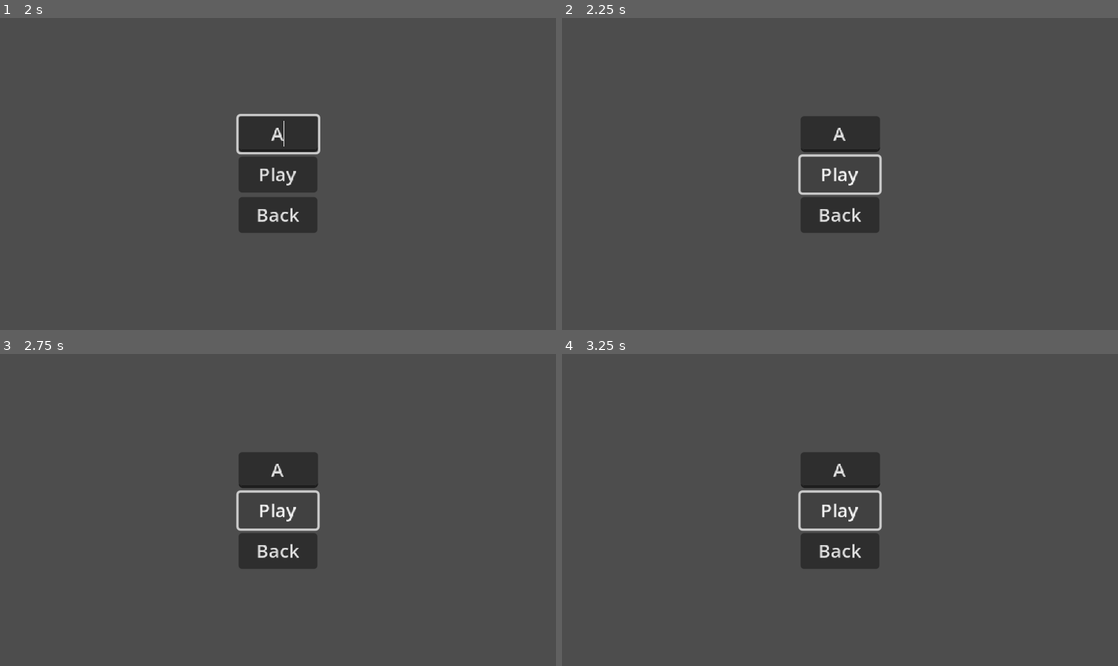
Above: before the commit, frames 1-4 (two rows, left to right).
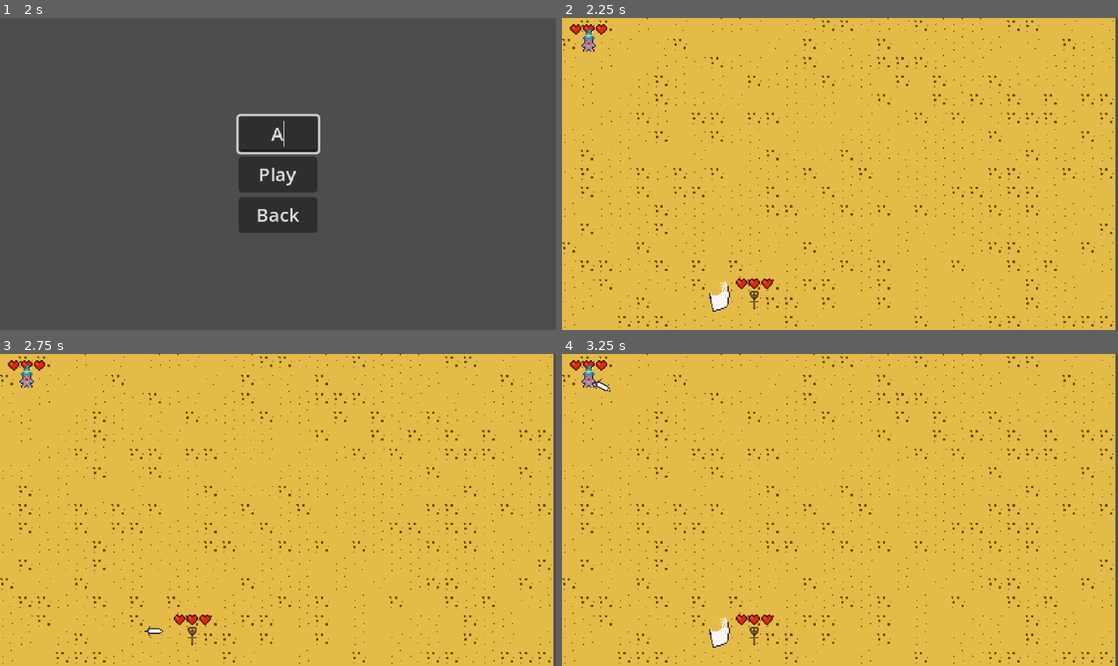
Above: after the commit, the same moments.

Repository: SamuelAlves-23/multiclassing
Game: Godot game, scene res://ui/main_menu.tscn
Two runs of this game, one before a commit and one after it. Both use one fixed random seed, a clock stepped at 60 frames per second and the inputs below. This scene is started directly instead of the project's main scene.
Inputs (mouse positions are in pixels of both pictures, inside the frame that each line leads up to):
- Up to frame 1 (2 s): click "Local game" at 0.5 s; click (278, 133) at 1.27 s; type "Alex" at 1.35 s
- Up to frame 2 (2.25 s): click "Play" at 2 s
- Up to frame 3 (2.75 s): no input
- Up to frame 4 (3.25 s): click (840, 510) at 2.75 s, where only the run before the commit has a clickable "Play"

Frame 1 is identical in both runs. In frame 2, 100% of the frame differs, in the area x 0-100%, y 0-100%; in frame 3, 100%; in frame 4, 100%.
Error after the commit: Invalid access of index '0' on a base object of type: 'Array[int]'. (res://Arenas/arena.gd:19)

Commit message:
Multi local prototipo

Diff:
--- a/Arenas/arena.gd
+++ b/Arenas/arena.gd
@@ -1,13 +1,13 @@
 extends Node2D
 
 @onready var spawn_points = [$Spawn1, $Spawn2, $Spawn3, $Spawn4]
-@export var player_scene: PackedScene = preload("res://player/player.tscn")
+@onready var player_scene: PackedScene = preload("res://player/player.tscn")
+
 
 func _ready() -> void:
 	var joypads = Input.get_connected_joypads()
-	var player_count = 2
-
-	for i in range(player_count):
+	if GlobalManager.player_amount == 0: GlobalManager.player_amount = 2
+	for i in range(GlobalManager.player_amount):
 		var player: Player = player_scene.instantiate()
 		player.player_id = i + 1
 		player.global_position = spawn_points[i].global_position
--- a/Arenas/arena.tscn
+++ b/Arenas/arena.tscn
@@ -12,12 +12,10 @@
 tile_map_data = PackedByteArray("AAAVAA4AAAABAAIAAAAVAA0AAAACAAIAAAAVAAwAAAABAAEAAAAVAAsAAAABAAIAAAAVAAoAAAABAAEAAAAVAA …(8080 unchanged characters)…
 
 [node name="Doomy" parent="." instance=ExtResource("4_n7d4a")]
-visible = false
-position = Vector2(295, 133)
+position = Vector2(166, 244)
 
 [node name="Sword" parent="." instance=ExtResource("5_q76kk")]
-visible = false
-position = Vector2(127, 135)
+position = Vector2(120, 240)
 auto = true
 
 [node name="Spawn1" type="Marker2D" parent="."]
--- /dev/null
+++ b/Globals/global_manager.gd
@@ -0,0 +1,6 @@
+extends Node
+
+@onready var player_amount: int
+
+func go_to_scene(new_scene: String) -> void:
+	get_tree().change_scene_to_file(new_scene)
--- /dev/null
+++ b/Globals/global_manager.tscn
@@ -0,0 +1,6 @@
+[gd_scene load_steps=2 format=3 uid="uid://cj8l1p1w0na22"]
+
+[ext_resource type="Script" uid="uid://dnrxxyluwsxjr" path="res://Globals/global_manager.gd" id="1_yllte"]
+
+[node name="GlobalManager" type="Node"]
+script = ExtResource("1_yllte")
--- a/equipment/weapons/sword.tscn
+++ b/equipment/weapons/sword.tscn
@@ -150,4 +150,6 @@
 shape = SubResource("CapsuleShape2D_beglp")
 disabled = true
 
+[connection signal="animation_finished" from="AnimationPlayer" to="." method="_on_animation_finished"]
+
 [editable path="Hitbox"]
--- a/equipment/weapons/weapon.gd
+++ b/equipment/weapons/weapon.gd
@@ -23,6 +23,8 @@
 
 	animator.play("Attack")
 
+
+
 	# Acá deberías crear el efecto de ataque, animación o hitbox
 	print("¡Ataque realizado!")
 
--- a/player/player.gd
+++ b/player/player.gd
@@ -5,26 +5,20 @@
 
 @export var player_id := 1
 @export var input_mode: InputMode = InputMode.KEYBOARD
-@export var device_id: int = -1  # Solo se usa si es GAMEPAD
+@export var device_id: int = -1
 @export var speed := 200.0
-@export var cursor_speed: float = 300.0
-@export var max_cursor_distance: float = 20
-#@export var return_cursor_speed: float = 100
-
+@export var move_speed: float = 125.0
 const DEADZONE: float = 0.2
-
-@export var move_speed: float = 125.0
 
 @onready var health: Health = $Health
 @onready var body_sprite = $Sprite2D
 @onready var weapon_holder = $WeaponHolder
 @onready var hat_holder = $HatHolder
-@onready var cursor: Node2D = $Cursor
 
 var input_direction := Vector2.ZERO
-
 var equipped_weapon: Weapon = null
 var equipped_hat: Hat = null
+var last_attack_direction: Vector2 = Vector2.RIGHT  # ✅ Dirección por defecto
 
 func _ready():
 	equip_weapon(preload("res://equipment/weapons/sword.tscn").instantiate())
@@ -34,13 +28,15 @@
 func _process(delta):
 	if is_multiplayer_authority():
 		capture_input()
-	update_aim(delta)
 
 func _physics_process(delta):
 	move()
+	update_aim()
 
 func capture_input():
 	var dir = Vector2.ZERO
+	var attack_dir = Vector2.ZERO
+	var should_attack = false
 
 	if input_mode == InputMode.KEYBOARD:
 		dir = Vector2(
@@ -48,12 +44,12 @@
 			Input.get_action_strength("move_down_p1") - Input.get_action_strength("move_up_p1")
 		)
 		if Input.is_action_just_pressed("attack_p1"):
-			if equipped_weapon:
-				var direction = (get_global_mouse_position() - global_position).normalized()
-				equipped_weapon.perform_attack(direction)
-		if Input.is_action_pressed("use_ability_p1"):
-			if equipped_hat:
-				equipped_hat.use_ability(self)
+			attack_dir = (get_global_mouse_position() - global_position).normalized()
+			last_attack_direction = attack_dir  # ✅ Guardar dirección
+			should_attack = true
+		if Input.is_action_pressed("use_ability_p1") and equipped_hat:
+			equipped_hat.use_ability(self)
+
 	elif input_mode == InputMode.GAMEPAD:
 		dir = Vector2(
 			Input.get_joy_axis(device_id, JOY_AXIS_LEFT_X),
@@ -62,34 +58,54 @@
 		dir.x = 0.0 if abs(dir.x) < DEADZONE else dir.x
 		dir.y = 0.0 if abs(dir.y) < DEADZONE else dir.y
 
-		if Input.is_joy_button_pressed(device_id, JOY_BUTTON_RIGHT_SHOULDER):  # botón A
-			if equipped_weapon:
-				var direction = (get_global_mouse_position() - global_position).normalized()
-				equipped_weapon.perform_attack(direction)
-		if Input.is_joy_button_pressed(device_id, JOY_BUTTON_LEFT_SHOULDER):
-			if equipped_hat:
-				equipped_hat.use_ability(self)
+		var joy_right = Vector2(
+			Input.get_joy_axis(device_id, JOY_AXIS_RIGHT_X),
+			Input.get_joy_axis(device_id, JOY_AXIS_RIGHT_Y)
+		)
 
-	#dir.x = Input.get_action_strength("move_right") - Input.get_action_strength("move_left")
-	#dir.y = Input.get_action_strength("move_down") - Input.get_action_strength("move_up")
+		if joy_right.length() > DEADZONE:
+			attack_dir = joy_right.normalized()
+			last_attack_direction = attack_dir  # ✅ Guardar dirección
+			should_attack = true
+		else:
+			# D-Pad fallback
+			if Input.is_joy_button_pressed(device_id, JOY_BUTTON_DPAD_UP):
+				attack_dir = Vector2.UP
+				last_attack_direction = attack_dir
+				should_attack = true
+			elif Input.is_joy_button_pressed(device_id, JOY_BUTTON_DPAD_DOWN):
+				attack_dir = Vector2.DOWN
+				last_attack_direction = attack_dir
+				should_attack = true
+			elif Input.is_joy_button_pressed(device_id, JOY_BUTTON_DPAD_LEFT):
+				attack_dir = Vector2.LEFT
+				last_attack_direction = attack_dir
+				should_attack = true
+			elif Input.is_joy_button_pressed(device_id, JOY_BUTTON_DPAD_RIGHT):
+				attack_dir = Vector2.RIGHT
+				last_attack_direction = attack_dir
+				should_attack = true
+
+		if Input.is_joy_button_pressed(device_id, JOY_BUTTON_LEFT_SHOULDER) and equipped_hat:
+			equipped_hat.use_ability(self)
+
 	input_direction = dir.normalized()
+
+	if should_attack and equipped_weapon:
+		equipped_weapon.perform_attack(last_attack_direction)
 
 func move():
 	velocity = input_direction * move_speed
 	move_and_slide()
 
-func update_aim(delta):
+func update_aim():
+	var direction = Vector2.ZERO
+
 	if input_mode == InputMode.KEYBOARD:
-		cursor.position = get_global_mouse_position()
+		direction = get_global_mouse_position() - global_position
 	elif input_mode == InputMode.GAMEPAD:
-			var move_x = Input.get_joy_axis(device_id, JOY_AXIS_RIGHT_X)
-			var move_y = Input.get_joy_axis(device_id, JOY_AXIS_RIGHT_Y)
-			var move_vector = Vector2(move_x, move_y)
-			if move_vector.length() > DEADZONE:
-				cursor.position += move_vector.normalized() * cursor_speed * delta
-				if cursor.position.length() > max_cursor_distance:
-					cursor.position = position.normalized() * max_cursor_distance
-	var direction = (cursor.position - position)
+		# ✅ Usar la última dirección válida guardada
+		direction = last_attack_direction
 
 	# Flip del cuerpo
 	body_sprite.flip_h = direction.x < 0
@@ -111,14 +127,5 @@
 	hat_holder.add_child(equipped_hat)
 	equipped_hat.owner = self
 
-func _input(event):
-	if event.is_action_pressed("attack_p1"):
-		if equipped_weapon:
-			var direction = (get_global_mouse_position() - global_position).normalized()
-			equipped_weapon.perform_attack(direction)
-	elif event.is_action_pressed("use_ability_p1"):
-		if equipped_hat:
-			equipped_hat.use_ability(self)
-
 func die():
 	queue_free()
--- a/player/player.tscn
+++ b/player/player.tscn
@@ -1,9 +1,10 @@
-[gd_scene load_steps=7 format=3 uid="uid://ch5dwflhyqigr"]
+[gd_scene load_steps=8 format=3 uid="uid://ch5dwflhyqigr"]
 
 [ext_resource type="Texture2D" uid="uid://rxpk7i7i26fq" path="res://placeholders/Prototype_Character.png" id="1_oul6g"]
 [ext_resource type="Script" uid="uid://bnysxce4o25se" path="res://player/player.gd" id="1_rkbax"]
 [ext_resource type="PackedScene" uid="uid://da4sf7hg5kkqj" path="res://combat/health.tscn" id="3_g1dw6"]
 [ext_resource type="PackedScene" uid="uid://dkdq0pqlic845" path="res://combat/hurtbox.tscn" id="4_yw30f"]
+[ext_resource type="Texture2D" uid="uid://dg7mjlhkj6oiq" path="res://placeholders/Cursor_marker.png" id="5_qjkh3"]
 
 [sub_resource type="RectangleShape2D" id="RectangleShape2D_rkbax"]
 size = Vector2(6, 5)
@@ -39,4 +40,7 @@
 
 [node name="Cursor" type="Node2D" parent="."]
 
+[node name="Sprite2D" type="Sprite2D" parent="Cursor"]
+texture = ExtResource("5_qjkh3")
+
 [editable path="Hurtbox"]
--- a/project.godot
+++ b/project.godot
@@ -14,6 +14,10 @@
 run/main_scene="uid://chjesqh1wx5jm"
 config/features=PackedStringArray("4.4", "Forward Plus")
 config/icon="res://icon.svg"
+
+[autoload]
+
+GlobalManager="*res://Globals/global_manager.tscn"
 
 [display]
 
--- a/ui/main_menu.gd
+++ b/ui/main_menu.gd
@@ -17,6 +17,7 @@
 
 func _on_local_play_button_pressed() -> void:
 	if local_player_amount.text:
-		print(local_player_amount.text)
+		GlobalManager.player_amount = local_player_amount.text.to_int()
+		GlobalManager.go_to_scene("res://Arenas/arena.tscn")
 	else:
 		print("Es necesario ingresar número de jugadores")
Not shown, added: Globals/global_manager.gd.uid
Binary file added: placeholders/Cursor_marker.aseprite
Binary file added: placeholders/Cursor_marker.png
Not shown, added: placeholders/Cursor_marker.png.import
